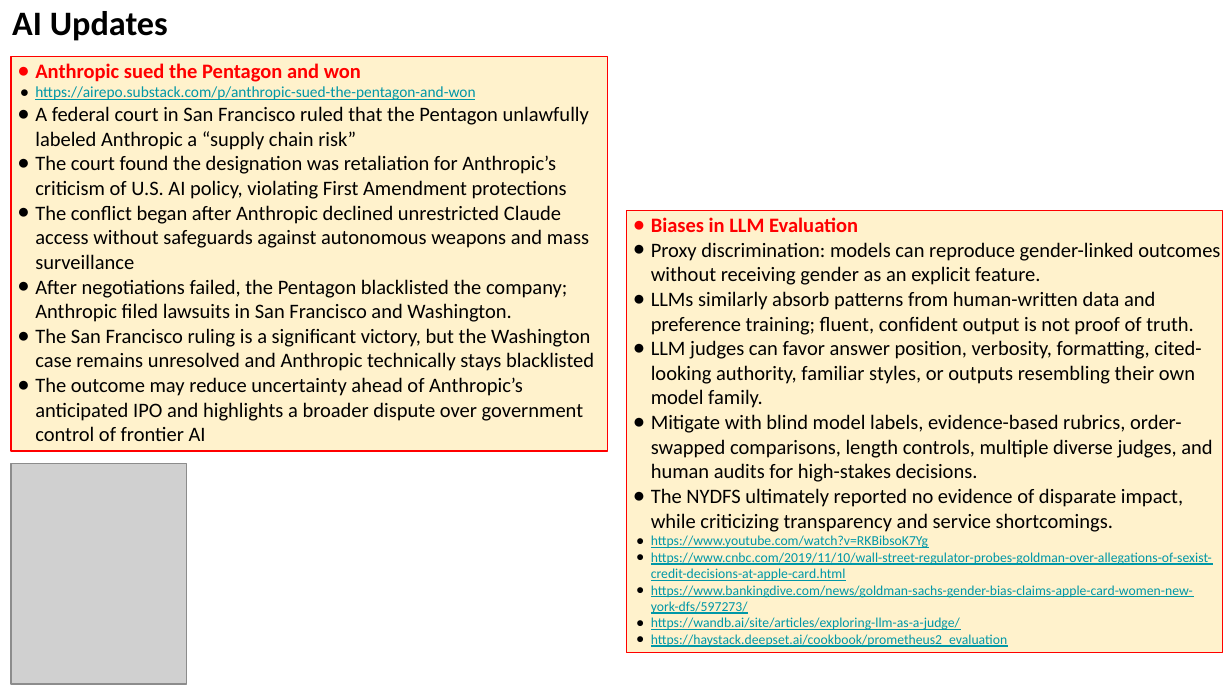
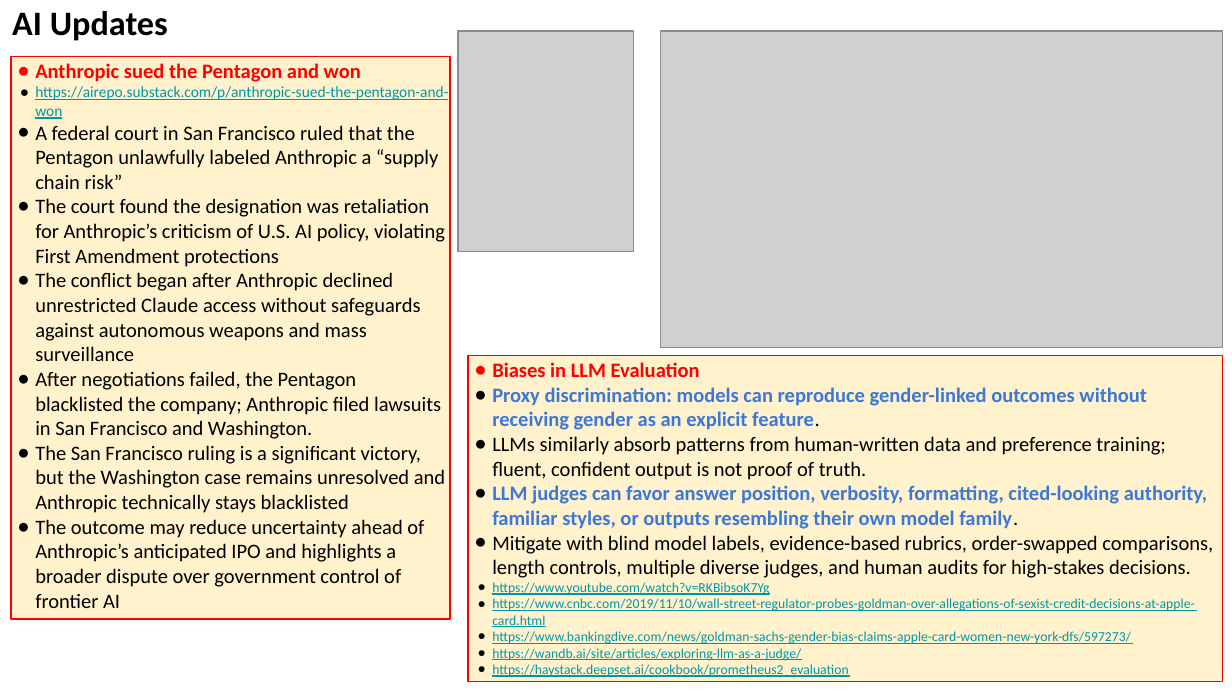
Before and after one commit to lselector/seminar, a slide deck: slide 6 of 2026/2026-09-04-AI-Updates.pptx. Drawn at 1232x693 pixels with LibreOffice and Linux fonts; fonts in the diff are those of the drawing; grey boxes stand for pictures. Boxes give left, top, right and bottom in pixels: in the first picture for what was removed or moved away, otherwise in the second. Text is boxed around its words. In the diff, an @@ line names an element or a change of style, - is before the commit and + after.

```diff
--- a/2026/2026-09-04-AI-Updates.pptx
+++ b/2026/2026-09-04-AI-Updates.pptx
@@ rectangle "Anthropic sued the Pentagon and ...": place and size @@
-rectangle "Anthropic sued the Pentagon and ..." at box(11, 57, 607, 451)
+rectangle "Anthropic sued the Pentagon and ..." at box(11, 57, 450, 620)
@@ picture: place and size @@
-picture at box(11, 463, 186, 684)
+picture at box(458, 31, 633, 251)
@@ picture added at box(660, 31, 1222, 347) @@
@@ rectangle "Biases in LLM Evaluation": place and size @@
-rectangle "Biases in LLM Evaluation" at box(626, 211, 1222, 653)
+rectangle "Biases in LLM Evaluation" at box(468, 356, 1223, 683)
@@ text in rectangle at box(492, 387, 1207, 529): text colour #000000 to #3C78D8, bold on in "Proxy discrimination: models can reproduce gender-linked out ...", "LLM judges can favor answer position, verbosity, ..." @@
@@ text in rectangle at box(651, 488, 1183, 532): paragraph removed @@
-● The NYDFS ultimately reported no evidence of disparate impact, while criticizing transparency and service shortcomings.
```
Also in this commit, not shown: 6 other slides changed.
